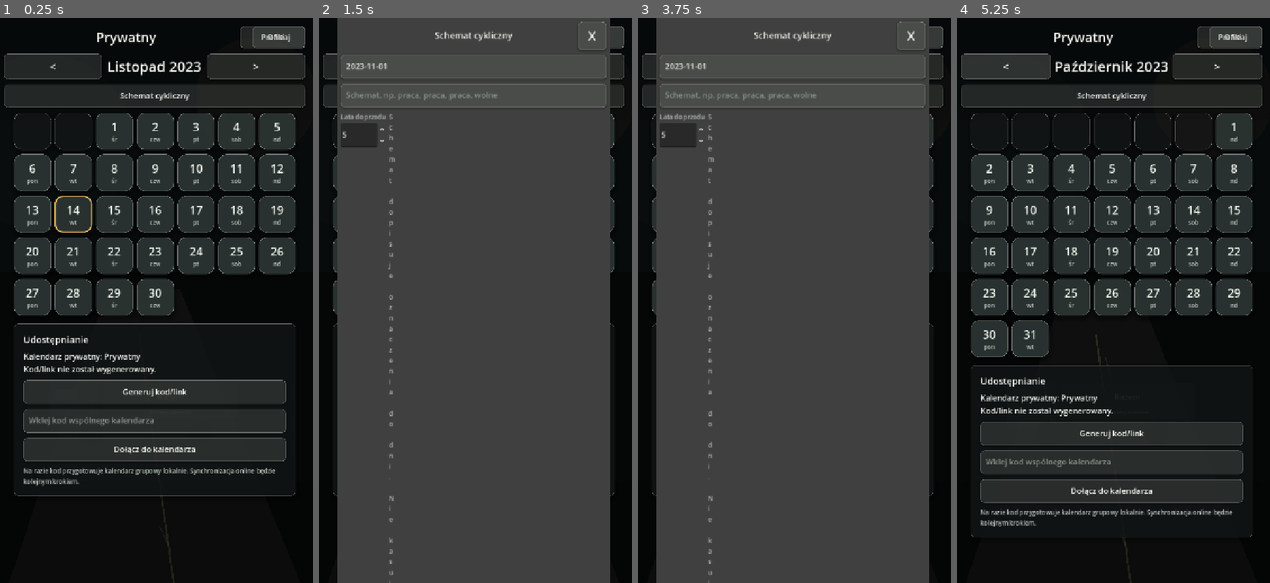
Above: before the commit, frames 1-4 (left to right).
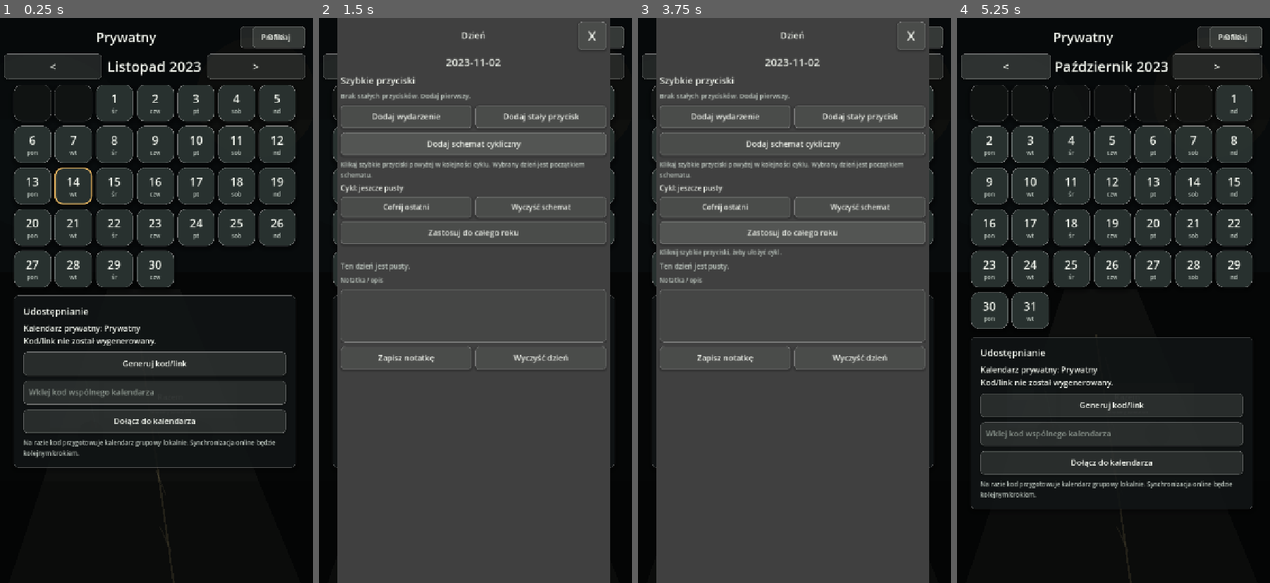
Above: after the commit, the same moments.

Repository: ElKlient/IDOL-Genesis
Game: Godot game, scene res://scenes/main.tscn
Two runs of this game, one before a commit and one after it. Both use one fixed random seed, a clock stepped at 60 frames per second and the inputs below.
Inputs (mouse positions are in pixels of both pictures, inside the frame that each line leads up to):
- Up to frame 1 (0.25 s): no input
- Up to frame 2 (1.5 s): click (472, 97) at 0.5 s, where only the run before the commit has a clickable "Schemat cykliczny"; click (472, 142) at 1.25 s, where only the run after the commit has a clickable "Dodaj schemat cykliczny"
- Up to frame 3 (3.75 s): click (725, 204) at 2 s, where only the run after the commit has a clickable "Cofnij ostatni"; click (860, 204) at 2.75 s, where only the run after the commit has a clickable "Wyczyść schemat"; click (791, 232) at 3.5 s, where only the run after the commit has a clickable "Zastosuj do całego roku"
- Up to frame 4 (5.25 s): click "Dzisiaj" at 4.25 s; click "<" at 5 s

The runs differ from the first frame. In frame 1, 25% of the frame differs, in the area x 1-98%, y 11-85%; in frame 2, 6.6%; in frame 3, 6.6%; in frame 4, 26%, in the area x 1-98%, y 11-92%.

Commit message:
Move repeat scheme into day dialog

Diff:
--- a/apps/wspolny-kalendarz/scripts/main.gd
+++ b/apps/wspolny-kalendarz/scripts/main.gd
@@ -70,12 +70,6 @@
 var share_code_label: Label
 var join_code_input: LineEdit
 var share_status_label: Label
-var pattern_button: Button
-var pattern_dialog: AcceptDialog
-var pattern_start_input: LineEdit
-var pattern_sequence_input: LineEdit
-var pattern_years_spin: SpinBox
-var pattern_status_label: Label
 
 var day_dialog: AcceptDialog
 var day_dialog_title: Label
@@ -94,6 +88,10 @@
 var day_fixed_delete_option: OptionButton
 var day_fixed_delete_ids: Array[String] = []
 var day_fixed_status_label: Label
+var day_pattern_box: VBoxContainer
+var day_pattern_steps_label: Label
+var day_pattern_status_label: Label
+var day_pattern_category_ids: Array[String] = []
 var day_event_list_label: Label
 var day_note_edit: TextEdit
 var day_save_note_button: Button
@@ -186,12 +184,6 @@
 	_connect_tap(next_button, Callable(self, "_next_month"))
 	nav.add_child(next_button)
 
-	pattern_button = Button.new()
-	pattern_button.text = "Schemat cykliczny"
-	_prepare_control(pattern_button, 18, 52)
-	_connect_tap(pattern_button, Callable(self, "_open_pattern_dialog"))
-	screen_root.add_child(pattern_button)
-
 	main_scroll = ScrollContainer.new()
 	main_scroll.horizontal_scroll_mode = ScrollContainer.SCROLL_MODE_DISABLED
 	main_scroll.vertical_scroll_mode = ScrollContainer.SCROLL_MODE_AUTO
@@ -222,7 +214,6 @@
 	content_root.add_child(_build_sharing_panel())
 	_style_main_scrollbar()
 	_build_day_dialog()
-	_build_pattern_dialog()
 	_sync_content_width()
 
 
@@ -298,54 +289,6 @@
 	return panel
 
 
-func _build_pattern_dialog() -> void:
-	pattern_dialog = AcceptDialog.new()
-	pattern_dialog.title = ""
-	pattern_dialog.borderless = true
-	pattern_dialog.min_size = Vector2i(620, 500)
-	add_child(pattern_dialog)
-
-	var box := VBoxContainer.new()
-	box.add_theme_constant_override("separation", 11)
-	pattern_dialog.add_child(box)
-
-	_add_dialog_header(box, "Schemat cykliczny", Callable(self, "_close_pattern_dialog"))
-
-	pattern_start_input = LineEdit.new()
-	pattern_start_input.placeholder_text = "Pierwszy dzień cyklu, np. 2026-09-14"
-	_prepare_control(pattern_start_input, 18, 54)
-	box.add_child(pattern_start_input)
-
-	pattern_sequence_input = LineEdit.new()
-	pattern_sequence_input.placeholder_text = "Schemat, np. praca, praca, praca, wolne"
-	_prepare_control(pattern_sequence_input, 18, 54)
-	box.add_child(pattern_sequence_input)
-
-	var options_grid := GridContainer.new()
-	options_grid.columns = 2
-	options_grid.add_theme_constant_override("h_separation", 8)
-	options_grid.add_theme_constant_override("v_separation", 8)
-	box.add_child(options_grid)
-
-	pattern_years_spin = _make_spin(1, 20, 5)
-	pattern_years_spin.allow_greater = false
-	options_grid.add_child(_field_stack("Lata do przodu", pattern_years_spin))
-
-	var info := _make_label("Schemat dopisuje oznaczenia do dni. Nie kasuje wpisanych wydarzeń ani notatek.", 14, COLOR_TEXT_MUTED)
-	info.autowrap_mode = TextServer.AUTOWRAP_WORD_SMART
-	options_grid.add_child(info)
-
-	var apply_button := Button.new()
-	apply_button.text = "Zastosuj schemat"
-	_prepare_control(apply_button, 18, 56)
-	_connect_tap(apply_button, Callable(self, "_apply_pattern_from_ui"))
-	box.add_child(apply_button)
-
-	pattern_status_label = _make_label("Wpisz cykl po przecinku. Dni zapiszą się jak zwykłe oznaczenia do udostępniania.", 14, COLOR_TEXT_MUTED)
-	pattern_status_label.autowrap_mode = TextServer.AUTOWRAP_WORD_SMART
-	box.add_child(pattern_status_label)
-
-
 func _build_sharing_panel() -> PanelContainer:
 	var panel := _panel()
 	var box := _panel_box(panel)
@@ -420,6 +363,51 @@
 	_prepare_control(fixed_button, 18, 52)
 	_connect_tap(fixed_button, Callable(self, "_toggle_day_fixed_button_form"))
 	action_row.add_child(fixed_button)
+
+	var pattern_from_day_button := Button.new()
+	pattern_from_day_button.text = "Dodaj schemat cykliczny"
+	_prepare_control(pattern_from_day_button, 18, 52)
+	_connect_tap(pattern_from_day_button, Callable(self, "_toggle_day_pattern_form"))
+	box.add_child(pattern_from_day_button)
+
+	day_pattern_box = VBoxContainer.new()
+	day_pattern_box.visible = false
+	day_pattern_box.add_theme_constant_override("separation", 8)
+	box.add_child(day_pattern_box)
+
+	var pattern_info := _make_label("Klikaj szybkie przyciski powyżej w kolejności cyklu. Wybrany dzień jest początkiem schematu.", 14, COLOR_TEXT_MUTED)
+	pattern_info.autowrap_mode = TextServer.AUTOWRAP_WORD_SMART
+	day_pattern_box.add_child(pattern_info)
+
+	day_pattern_steps_label = _make_label("", 16, COLOR_TEXT)
+	day_pattern_steps_label.autowrap_mode = TextServer.AUTOWRAP_WORD_SMART
+	day_pattern_box.add_child(day_pattern_steps_label)
+
+	var pattern_edit_row := HBoxContainer.new()
+	pattern_edit_row.add_theme_constant_override("separation", 8)
+	day_pattern_box.add_child(pattern_edit_row)
+
+	var undo_pattern_button := Button.new()
+	undo_pattern_button.text = "Cofnij ostatni"
+	_prepare_control(undo_pattern_button, 16, 48)
+	_connect_tap(undo_pattern_button, Callable(self, "_undo_day_pattern_step"))
+	pattern_edit_row.add_child(undo_pattern_button)
+
+	var clear_pattern_button := Button.new()
+	clear_pattern_button.text = "Wyczyść schemat"
+	_prepare_control(clear_pattern_button, 16, 48)
+	_connect_tap(clear_pattern_button, Callable(self, "_clear_day_pattern"))
+	pattern_edit_row.add_child(clear_pattern_button)
+
+	var apply_pattern_button := Button.new()
+	apply_pattern_button.text = "Zastosuj do całego roku"
+	_prepare_control(apply_pattern_button, 18, 52)
+	_connect_tap(apply_pattern_button, Callable(self, "_apply_day_pattern_to_year"))
+	day_pattern_box.add_child(apply_pattern_button)
+
+	day_pattern_status_label = _make_label("", 14, COLOR_TEXT_MUTED)
+	day_pattern_status_label.autowrap_mode = TextServer.AUTOWRAP_WORD_SMART
+	day_pattern_box.add_child(day_pattern_status_label)
 
 	day_event_form_box = VBoxContainer.new()
 	day_event_form_box.visible = false
@@ -538,7 +526,6 @@
 	selected_calendar_index = clampi(selected_calendar_index, 0, calendars.size() - 1)
 	_refresh_profile_ui()
 	_refresh_category_ui()
-	_refresh_pattern_ui()
 	_refresh_month_title()
 	_rebuild_calendar()
 	_refresh_sharing_ui()
@@ -700,9 +687,13 @@
 		day_event_form_box.visible = false
 	if day_fixed_button_form_box != null:
 		day_fixed_button_form_box.visible = false
+	if day_pattern_box != null:
+		day_pattern_box.visible = false
 	day_event_color_index = 0
 	day_fixed_color_index = 0
+	day_pattern_category_ids.clear()
 	_refresh_color_palettes()
+	_refresh_day_pattern_ui()
 	if day_event_status_label != null:
 		day_event_status_label.text = ""
 	if day_fixed_status_label != null:
@@ -775,6 +766,9 @@
 func _add_quick_category_to_selected_day(category_id: String) -> void:
 	if selected_day_key == "":
 		return
+	if day_pattern_box != null and day_pattern_box.visible:
+		_add_category_to_day_pattern(category_id)
+		return
 
 	_add_category_id_to_day(selected_day_key, category_id)
 	_save_settings_to_disk()
@@ -782,6 +776,85 @@
 	_refresh_day_event_list()
 
 
+func _toggle_day_pattern_form() -> void:
+	if day_pattern_box == null:
+		return
+
+	var show_form := not day_pattern_box.visible
+	day_pattern_box.visible = show_form
+	if show_form:
+		if day_event_form_box != null:
+			day_event_form_box.visible = false
+		if day_fixed_button_form_box != null:
+			day_fixed_button_form_box.visible = false
+	if day_pattern_status_label != null:
+		day_pattern_status_label.text = ""
+	_refresh_day_pattern_ui()
+
+
+func _add_category_to_day_pattern(category_id: String) -> void:
+	if category_id == "":
+		return
+
+	day_pattern_category_ids.append(category_id)
+	_refresh_day_pattern_ui()
+
+
+func _undo_day_pattern_step() -> void:
+	if not day_pattern_category_ids.is_empty():
+		day_pattern_category_ids.remove_at(day_pattern_category_ids.size() - 1)
+	_refresh_day_pattern_ui()
+
+
+func _clear_day_pattern() -> void:
+	day_pattern_category_ids.clear()
+	_refresh_day_pattern_ui()
+
+
+func _refresh_day_pattern_ui() -> void:
+	if day_pattern_steps_label == null:
+		return
+
+	var names: Array[String] = []
+	for category_id in day_pattern_category_ids:
+		var category: Dictionary = _category_by_id(String(category_id))
+		if category.is_empty():
+			continue
+		names.append(String(category.get("name", "")))
+	if names.is_empty():
+		day_pattern_steps_label.text = "Cykl: jeszcze pusty"
+	else:
+		day_pattern_steps_label.text = "Cykl: %s" % " -> ".join(names)
+
+
+func _apply_day_pattern_to_year() -> void:
+	if selected_day_key == "":
+		return
+	if day_pattern_category_ids.is_empty():
+		day_pattern_status_label.text = "Kliknij szybkie przyciski, żeby ułożyć cykl."
+		return
+
+	var start_unix := _unix_from_date(selected_day_year, selected_day_month, selected_day_number)
+	var end_unix := _unix_from_date(selected_day_year, 12, 31)
+	var total_days := int((end_unix - start_unix) / 86400) + 1
+	if total_days <= 0:
+		day_pattern_status_label.text = "Ten schemat nie ma gdzie się zastosować w tym roku."
+		return
+
+	var changed_days := 0
+	for offset in range(total_days):
+		var date := Time.get_datetime_dict_from_unix_time(start_unix + offset * 86400)
+		var key := _date_key(int(date["year"]), int(date["month"]), int(date["day"]))
+		var category_id: String = day_pattern_category_ids[offset % day_pattern_category_ids.size()]
+		if _add_category_id_to_day(key, category_id):
+			changed_days += 1
+
+	_save_settings_to_disk()
+	_rebuild_calendar()
+	_refresh_day_event_list()
+	day_pattern_status_label.text = "Zastosowano od %s do %d-12-31. Dopisano %d dni." % [selected_day_key, selected_day_year, changed_days]
+
+
 func _toggle_day_event_form() -> void:
 	if day_event_form_box == null:
 		return
@@ -790,6 +863,8 @@
 	day_event_form_box.visible = show_form
 	if day_fixed_button_form_box != null and show_form:
 		day_fixed_button_form_box.visible = false
+	if day_pattern_box != null and show_form:
+		day_pattern_box.visible = false
 	if day_event_status_label != null:
 		day_event_status_label.text = ""
 	if show_form and day_event_name_input != null:
@@ -804,6 +879,8 @@
 	day_fixed_button_form_box.visible = show_form
 	if day_event_form_box != null and show_form:
 		day_event_form_box.visible = false
+	if day_pattern_box != null and show_form:
+		day_pattern_box.visible = false
 	if day_fixed_status_label != null:
 		day_fixed_status_label.text = ""
 	_refresh_fixed_delete_option()
@@ -911,6 +988,7 @@
 			break
 
 	_remove_category_from_events(category_id)
+	_remove_category_from_day_pattern(category_id)
 	_save_settings_to_disk()
 	_refresh_day_quick_buttons()
 	_refresh_fixed_delete_option()
@@ -921,6 +999,18 @@
 			day_fixed_status_label.text = "Usunięto: %s" % removed_name
 		else:
 			day_fixed_status_label.text = "Usunięto stały przycisk."
+
+
+func _remove_category_from_day_pattern(category_id: String) -> void:
+	if category_id == "":
+		return
+
+	var clean_ids: Array[String] = []
+	for existing_id in day_pattern_category_ids:
+		if String(existing_id) != category_id:
+			clean_ids.append(String(existing_id))
+	day_pattern_category_ids = clean_ids
+	_refresh_day_pattern_ui()
 
 
 func _save_selected_day_note() -> void:
@@ -991,100 +1081,6 @@
 	_refresh_fixed_delete_option()
 
 
-func _refresh_pattern_ui() -> void:
-	if pattern_start_input == null:
-		return
-
-	var pattern := _pattern_settings()
-	pattern_start_input.text = String(pattern.get("start_date", ""))
-	pattern_sequence_input.text = String(pattern.get("sequence", ""))
-	pattern_years_spin.set_value_no_signal(float(pattern.get("years", 5)))
-
-	if pattern_status_label != null:
-		pattern_status_label.text = "Wpisz cykl po przecinku. Dni zapiszą się jak zwykłe oznaczenia do udostępniania."
-
-
-func _open_pattern_dialog() -> void:
-	if pattern_dialog == null:
-		return
-
-	_refresh_pattern_ui()
-	if pattern_start_input.text.strip_edges() == "":
-		if selected_day_key != "":
-			pattern_start_input.text = selected_day_key
-		else:
-			pattern_start_input.text = _date_key(current_year, current_month, 1)
-	pattern_dialog.popup_centered(Vector2i(620, 500))
-
-
-func _close_pattern_dialog() -> void:
-	if pattern_dialog != null:
-		pattern_dialog.hide()
-
-
-func _apply_pattern_from_ui() -> void:
-	if pattern_start_input == null:
-		return
-
-	var start_text := pattern_start_input.text.strip_edges()
-	var start_date := _date_from_string(start_text)
-	if start_date.is_empty():
-		pattern_status_label.text = "Podaj pierwszy dzień cyklu w formacie RRRR-MM-DD."
-		return
-
-	var steps := _parse_pattern_steps(pattern_sequence_input.text)
-	if steps.is_empty():
-		pattern_status_label.text = "Wpisz schemat, np. praca, praca, wolne."
-		return
-
-	var years := clampi(int(pattern_years_spin.value), 1, 20)
-	var pattern := _pattern_settings()
-	pattern["start_date"] = start_text
-	pattern["sequence"] = pattern_sequence_input.text.strip_edges()
-	pattern["years"] = years
-
-	var category_ids: Array[String] = []
-	for index in range(steps.size()):
-		category_ids.append(_category_id_for_name(steps[index], index))
-
-	var start_year := int(start_date.get("year", current_year))
-	var start_month := int(start_date.get("month", current_month))
-	var start_day := int(start_date.get("day", 1))
-	var start_unix := _unix_from_date(start_year, start_month, start_day)
-	var end_year := start_year + years - 1
-	var end_unix := _unix_from_date(end_year, 12, 31)
-	var total_days := int((end_unix - start_unix) / 86400) + 1
-	if total_days <= 0:
-		pattern_status_label.text = "Zakres dat jest pusty."
-		return
-
-	var changed_days := 0
-	for offset in range(total_days):
-		var date := Time.get_datetime_dict_from_unix_time(start_unix + offset * 86400)
-		var key := _date_key(int(date["year"]), int(date["month"]), int(date["day"]))
-		if _add_category_id_to_day(key, category_ids[offset % category_ids.size()]):
-			changed_days += 1
-
-	_save_settings_to_disk()
-	_refresh_category_ui()
-	_rebuild_calendar()
-	pattern_status_label.text = "Zastosowano schemat na %d dni, do %d-12-31." % [changed_days, end_year]
-
-
-func _parse_pattern_steps(value: String) -> Array[String]:
-	var clean: Array[String] = []
-	var normalized := value.replace(";", ",").replace("|", ",").replace("/", ",")
-	for raw_step in normalized.split(",", false):
-		var step := String(raw_step).strip_edges()
-		if step != "":
-			clean.append(step)
-	return clean
-
-
-func _category_id_for_name(name: String, color_offset: int) -> String:
-	return _category_id_for_name_with_color(name, _category_color_index_for_name(name, color_offset))
-
-
 func _category_id_for_name_with_color(name: String, color_index: int) -> String:
 	var categories := _categories()
 	var wanted := _category_name_key(name)
@@ -1108,19 +1104,6 @@
 
 func _category_name_key(value: String) -> String:
 	return value.strip_edges().to_lower()
-
-
-func _category_color_index_for_name(name: String, fallback_offset: int) -> int:
-	var key := _category_name_key(name)
-	if key == "praca" or key == "work":
-		return 0
-	if key == "wolne" or key == "dom" or key == "home" or key == "free":
-		return 1
-	if key == "pauza" or key == "24h" or key == "odpoczynek":
-		return 2
-	if key == "urlop" or key == "wakacje":
-		return 3
-	return fallback_offset % CATEGORY_COLOR_VALUES.size()
 
 
 func _refresh_profile_ui() -> void:
@@ -1237,7 +1220,6 @@
 		"events": {},
 		"event_details": {},
 		"notes": {},
-		"pattern": _default_pattern_settings(),
 	})
 	selected_calendar_index = calendars.size() - 1
 	join_code_input.text = ""
@@ -1292,7 +1274,6 @@
 		"events": {},
 		"event_details": {},
 		"notes": {},
-		"pattern": _default_pattern_settings(),
 	}
 
 
@@ -1328,26 +1309,6 @@
 	if not calendar.has("notes") or not (calendar["notes"] is Dictionary):
 		calendar["notes"] = {}
 	return calendar["notes"]
-
-
-func _pattern_settings() -> Dictionary:
-	var calendar := _selected_calendar()
-	if not calendar.has("pattern") or not (calendar["pattern"] is Dictionary):
-		calendar["pattern"] = _default_pattern_settings()
-	var pattern: Dictionary = calendar["pattern"]
-	var defaults := _default_pattern_settings()
-	for key in defaults.keys():
-		if not pattern.has(key):
-			pattern[key] = defaults[key]
-	return pattern
-
-
-func _default_pattern_settings() -> Dictionary:
-	return {
-		"start_date": "",
-		"sequence": "",
-		"years": 5,
-	}
 
 
 func _event_ids_for_day(key: String) -> Array:
@@ -1449,8 +1410,7 @@
 		calendar["event_details"] = {}
 	if not calendar.has("notes") or not (calendar["notes"] is Dictionary):
 		calendar["notes"] = {}
-	if not calendar.has("pattern") or not (calendar["pattern"] is Dictionary):
-		calendar["pattern"] = _default_pattern_settings()
+	calendar.erase("pattern")
 	return calendar
 
 
@@ -1528,33 +1488,6 @@
 
 func _is_leap_year(year: int) -> bool:
 	return year % 400 == 0 or (year % 4 == 0 and year % 100 != 0)
-
-
-func _make_spin(min_value: int, max_value: int, value: int) -> SpinBox:
-	var spin := SpinBox.new()
-	spin.min_value = min_value
-	spin.max_value = max_value
-	spin.step = 1
-	spin.value = value
-	spin.allow_greater = true
-	spin.custom_minimum_size.y = 54
-	spin.size_flags_horizontal = Control.SIZE_EXPAND_FILL
-	spin.add_theme_font_size_override("font_size", 18)
-	spin.add_theme_color_override("font_color", COLOR_TEXT)
-	spin.add_theme_color_override("font_focus_color", COLOR_TEXT)
-	spin.add_theme_stylebox_override("normal", _control_style(Color(0.90, 0.94, 0.90, 0.13)))
-	spin.add_theme_stylebox_override("focus", _control_style(Color(0.92, 0.72, 0.38, 0.18), true))
-	return spin
-
-
-func _field_stack(label_text: String, field: Control) -> VBoxContainer:
-	var box := VBoxContainer.new()
-	box.add_theme_constant_override("separation", 4)
-	var label := _make_label(label_text, 14, COLOR_TEXT_MUTED)
-	box.add_child(label)
-	field.size_flags_horizontal = Control.SIZE_EXPAND_FILL
-	box.add_child(field)
-	return box
 
 
 func _connect_tap(button: BaseButton, action: Callable) -> void:
